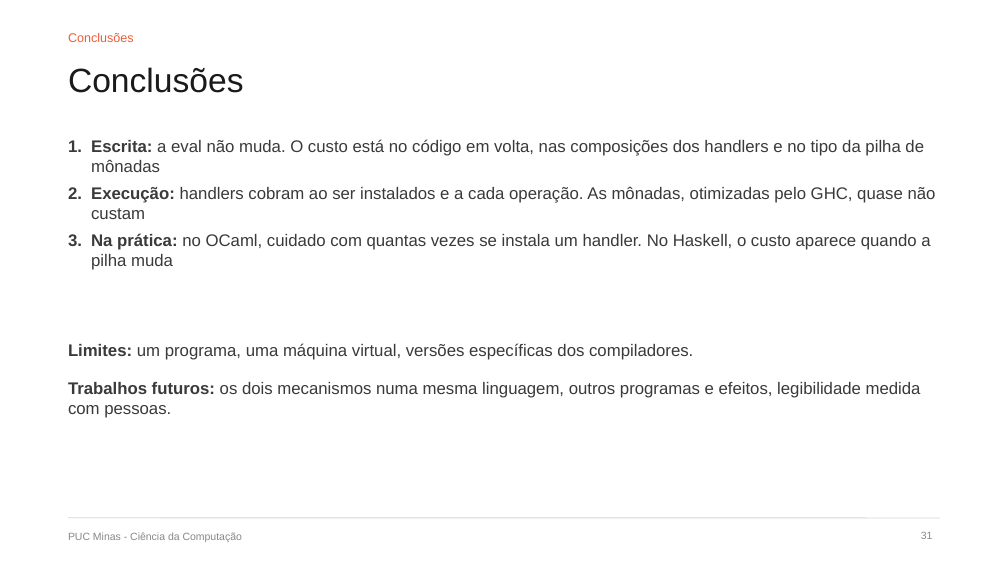
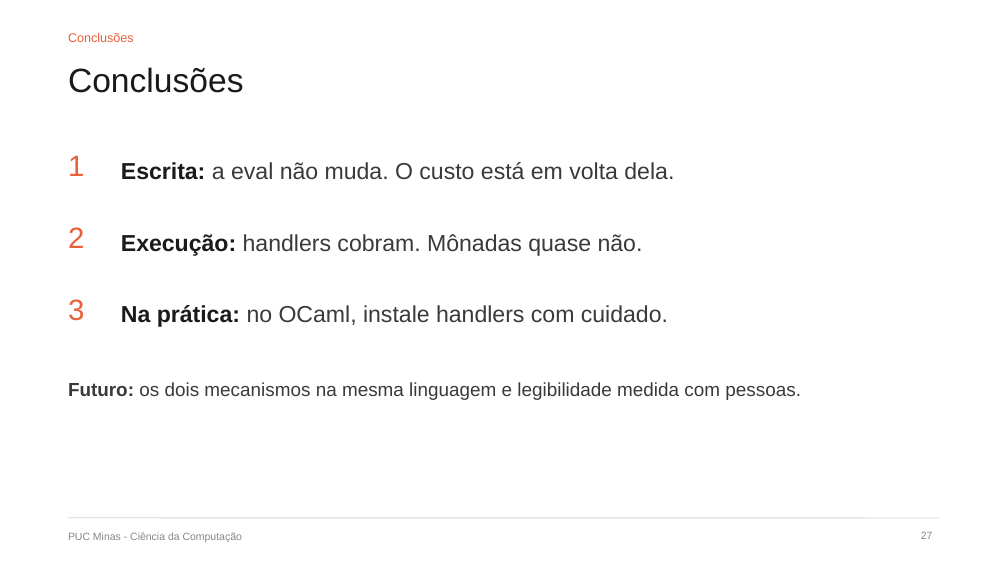
Before and after one commit to DiegoMarchioni/TCC, a slide deck: slide 27 of apresentacao/dissertacao/defesa.pptx (slide 31 before the commit). Drawn at 1008x567 pixels with LibreOffice and Linux fonts; fonts in the diff are those of the drawing. Boxes give left, top, right and bottom in pixels: in the first picture for what was removed or moved away, otherwise in the second. Text is boxed around its words. In the diff, an @@ line names an element or a change of style, - is before the commit and + after.

```diff
--- a/apresentacao/dissertacao/defesa.pptx
+++ b/apresentacao/dissertacao/defesa.pptx
@@ text removed at [91,139,936,270] @@
-1. Escrita: a eval não muda. O custo está no código em volta, nas composições dos handlers e no tipo da pilha de mônadas
-2. Execução: handlers cobram ao ser instalados e a cada operação. As mônadas, otimizadas pelo GHC, quase não custam
-3. Na prática: no OCaml, cuidado com quantas vezes se instala um handler. No Haskell, o custo aparece quando a pilha muda
@@ text added at [68,155,84,176], 28 pt, text #E8603C @@
+1
@@ text added at [121,162,674,180], 22 pt, text #3A3A3A @@
+Escrita: a eval não muda. O custo está em volta dela.
@@ text added at [68,227,84,248], 28 pt, text #E8603C @@
+2
@@ text added at [121,234,643,256], 22 pt, text #3A3A3A @@
+Execução: handlers cobram. Mônadas quase não.
@@ text added at [68,299,84,321], 28 pt, text #E8603C @@
+3
@@ text added at [121,305,668,327], 22 pt, text #3A3A3A @@
+Na prática: no OCaml, instale handlers com cuidado.
@@ text removed at [68,343,693,360] @@
-Limites: um programa, uma máquina virtual, versões específicas dos compiladores.
@@ text at [68,382,801,400]: text changed; size 16 to 18 pt @@
-Trabalhos futuros: os dois mecanismos numa mesma linguagem, outros programas e efeitos, legibilidade medida com pessoas.
+Futuro: os dois mecanismos na mesma linguagem e legibilidade medida com pessoas.
@@ page number at [921,532,933,539]: text changed @@
-31
+27
```
Also in this commit, not shown: 21 other slides changed, 3 slides added, 5 slides removed, 3 other files.
